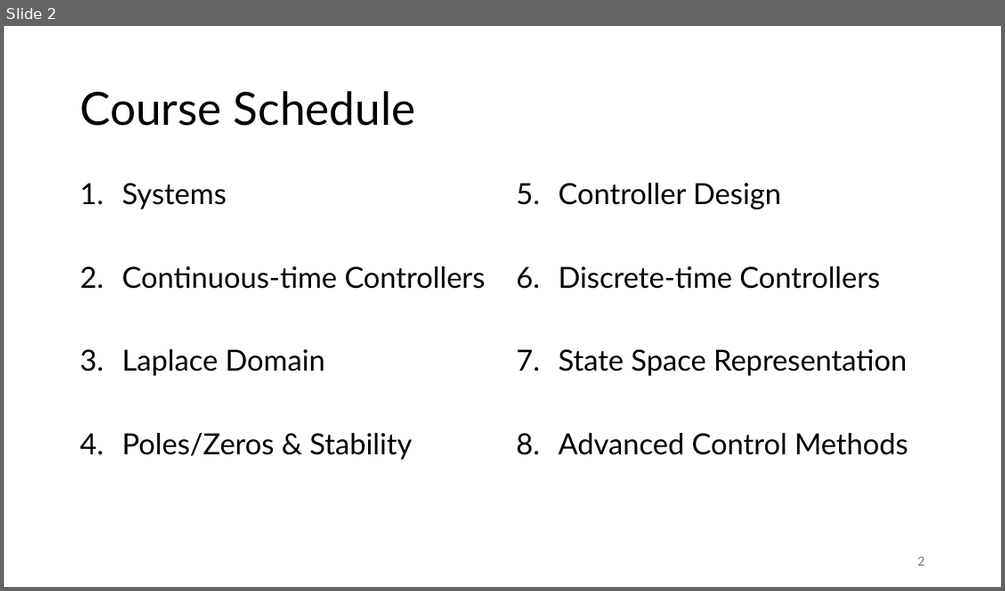
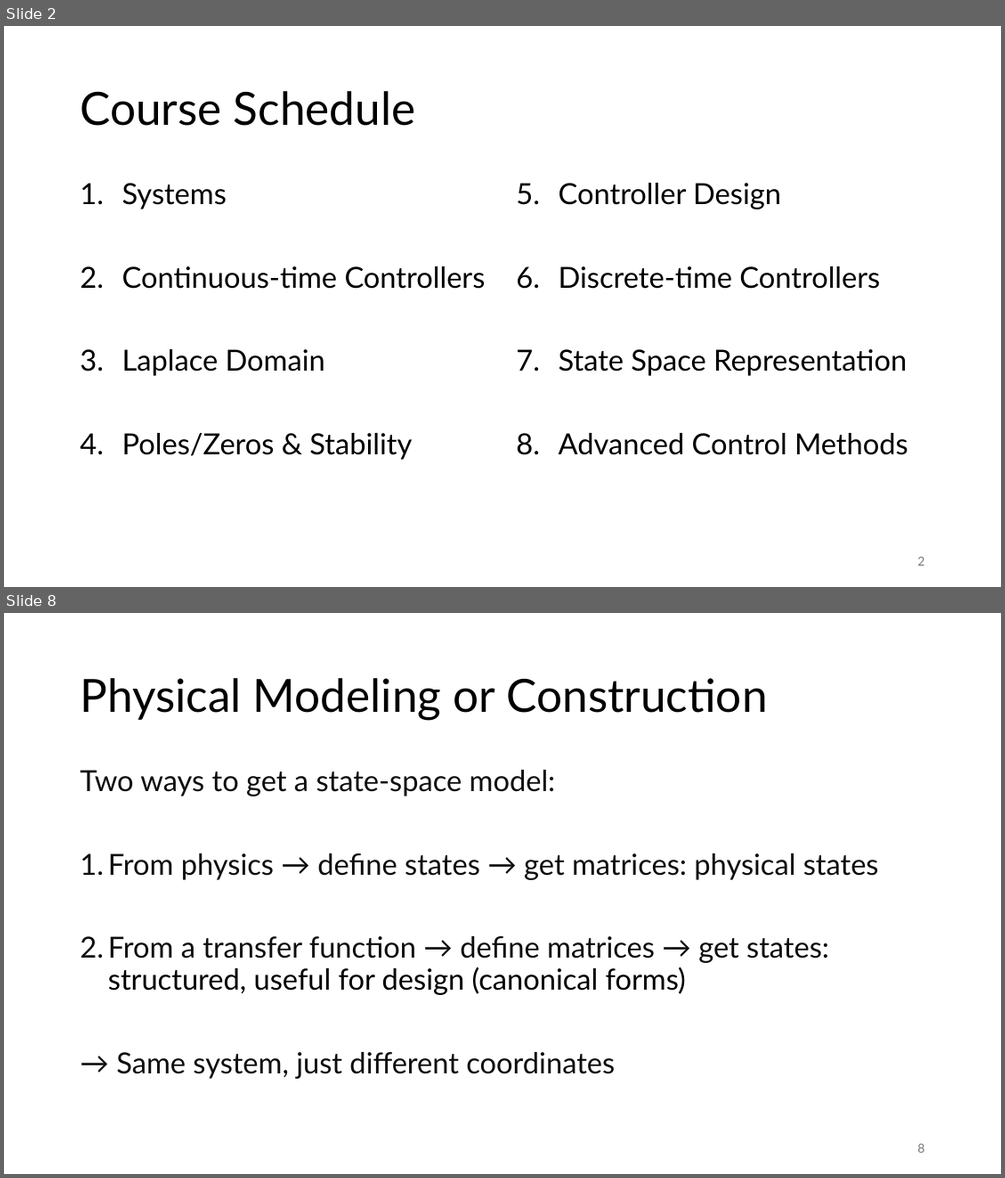
Before and after one commit to FelixWick/control_engineering, a slide deck: slides/7_state_space.pptx. Shown one above the other, each under a label of ours: slide 2 before the commit, slides 2 and 8 after it; the slides between them are not shown. The pictures are 1005x591 and 1005x1178 pixels, drawn with LibreOffice and Linux fonts; fonts in the diff are those of the drawing. Boxes give left, top, right and bottom in pixels: in the first picture for what was removed or moved away, otherwise in the second. Text is boxed around its words. In the diff, an @@ line names an element or a change of style, - is before the commit and + after.

Commit message:
state space slides

```diff
--- a/slides/7_state_space.pptx
+++ b/slides/7_state_space.pptx
@@ slide 8 added at box(4, 613, 1001, 1174), background #FFFFFF @@
@@ title added at box(80, 678, 768, 720), 44 pt, text #000000 @@
+Physical Modeling or Construction
@@ text added at box(80, 770, 879, 1078), 28 pt, text #0E0E0E @@
+Two ways to get a state-space model:
+1. From physics → define states → get matrices: physical states
+2. From a transfer function → define matrices → get states: structured, useful for design (canonical forms)
+→ Same system, just different coordinates
@@ page number added at box(917, 1143, 924, 1152), 12 pt, text #797979 @@
+8
```
Also in this commit, not shown: 7 slides changed, 14 other slides added, 4 slides removed.
